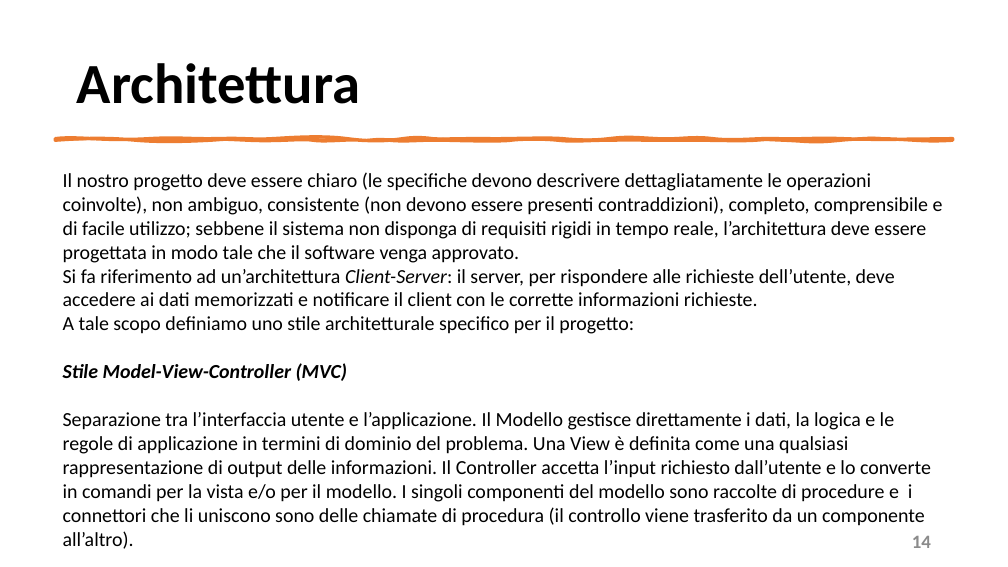
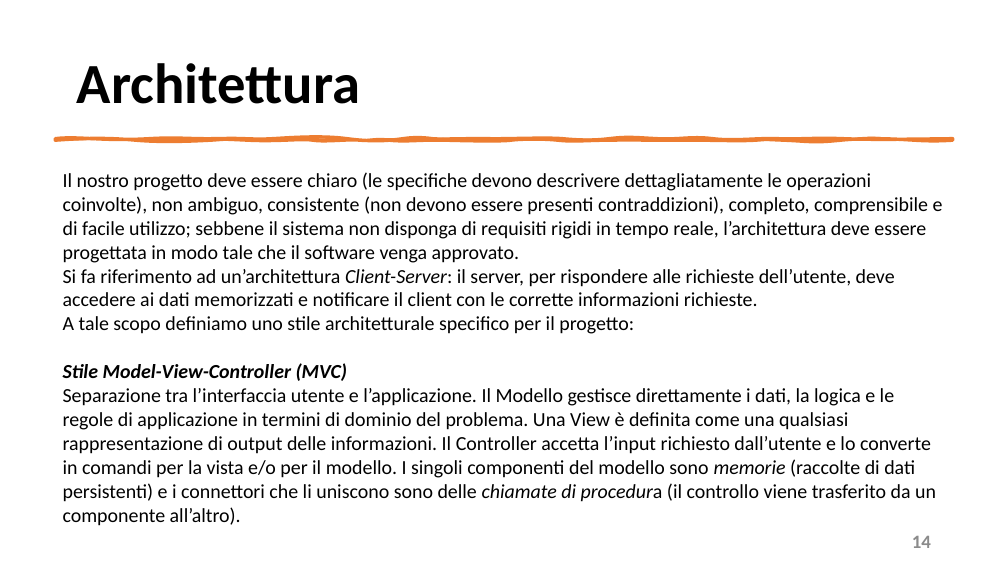
Before and after one commit to mangilimatteo/Progetto_Ingegneria_Software_Cattaneo_Mangili_Saini, a slide deck: slide 14 of Presentazione/Presentazione_Progetto.pptx. Drawn at 1008x567 pixels with LibreOffice and Linux fonts; fonts in the diff are those of the drawing. Boxes give left, top, right and bottom in pixels: in the first picture for what was removed or moved away, otherwise in the second. Text is boxed around its words. In the diff, an @@ line names an element or a change of style, - is before the commit and + after.

```diff
--- a/Presentazione/Presentazione_Progetto.pptx
+++ b/Presentazione/Presentazione_Progetto.pptx
@@ text at (63,388,936,526): text changed @@
-Separazione tra l’interfaccia utente e l’applicazione. Il Modello gestisce direttamente i dati, la logica e le regole di applicazione in termini di dominio del problema. Una View è definita come una qualsiasi rappresentazione di output delle informazioni. Il Controller accetta l’input richiesto dall’utente e lo converte in comandi per la vista e/o per il modello. I singoli componenti del modello sono raccolte di procedure e i connettori che li uniscono sono delle chiamate di procedura (il controllo viene trasferito da un componente all’altro).
+Separazione tra l’interfaccia utente e l’applicazione. Il Modello gestisce direttamente i dati, la logica e le regole di applicazione in termini di dominio del problema. Una View è definita come una qualsiasi rappresentazione di output delle informazioni. Il Controller accetta l’input richiesto dall’utente e lo converte in comandi per la vista e/o per il modello. I singoli componenti del modello sono memorie (raccolte di dati persistenti) e i connettori che li uniscono sono delle chiamate di procedura (il controllo viene trasferito da un componente all’altro).
```
Also in this commit, not shown: 14 other slides changed.
